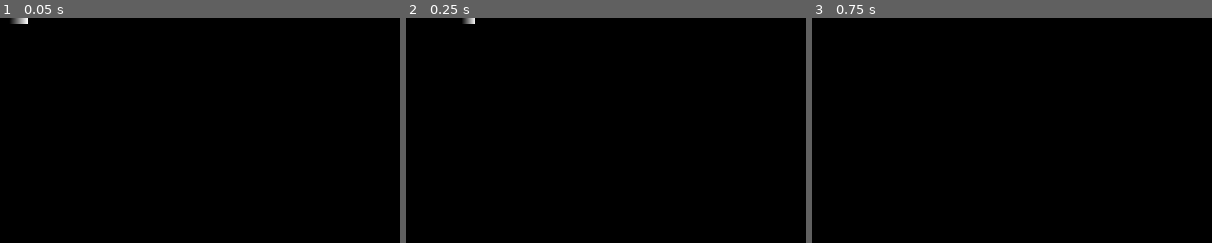
Above: before the commit, frames 1-3 (left to right).
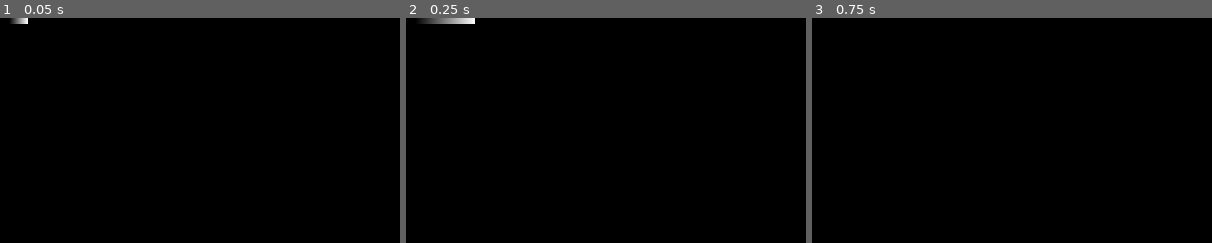
Above: after the commit, the same moments.

Repository: OwlyCode/LD54
Game: Godot game, scene res://movement_fx.tscn
Two runs of this game, one before a commit and one after it. Both use one fixed random seed, a clock stepped at 60 frames per second and the inputs below. This scene is started directly instead of the project's main scene.
Inputs:
- Up to frame 1 (0.05 s): no input
- Up to frame 2 (0.25 s): no input
- Up to frame 3 (0.75 s): tap Enter at 0.5 s; hold Right (right) from 0.53 s (still down); tap X (lock) at 0.6 s
The pictures show only the part of the screen within x 0-50%, y 0-50%; the shares and areas given below are measured in that part.

Frame 1 is identical in both runs. In frame 2, 0.4% of the frame differs, in the area x 3-17%, y 0-3%; in frame 3, nothing differs.

Commit message:
Added particle background

Diff:
--- a/Trail.gd
+++ b/Trail.gd
@@ -1,6 +1,6 @@
 extends Line2D
 
-var length = 10
+var length = 16
 var point = Vector2()
 
 # Called when the node enters the scene tree for the first time.
--- a/game.tscn
+++ b/game.tscn
@@ -27,12 +27,24 @@
 [node name="Volume" parent="CanvasLayer/MarginContainer" instance=ExtResource("1_5ch4i")]
 layout_mode = 2
 
+[node name="CPUParticles2D" type="CPUParticles2D" parent="."]
+z_index = -2000
+z_as_relative = false
+position = Vector2(72, 73)
+amount = 320
+lifetime = 5.0
+preprocess = 5.0
+spread = 180.0
+gravity = Vector2(0, 0)
+initial_velocity_min = 100.0
+initial_velocity_max = 100.0
+
 [node name="UI" type="TileMap" parent="."]
 z_index = -100
 z_as_relative = false
 tile_set = ExtResource("3_ie55p")
 format = 2
-layer_0/tile_data = PackedInt32Array(655359, 65537, 3, 58982 …(2082 unchanged characters)… 537, 1, 65533, 65537, 1, 65534, 65537, 1)
+layer_0/tile_data = PackedInt32Array(655359, 65537, 3, 58982 …(2082 unchanged characters)… 537, 1, 65533, 65537, 1, 65534, 65537, 1, 524289, 131073, 1, 524290, 131073, 1, 524291, 131073, 1, 524292, 131073, 1, 524293, 131073, 1, 524294, 131073, 1, 524295, 131073, 1, 458758, 131073, 1, 458757, 131073, 1, 458756, 131073, 1, 458755, 131073, 1, 458754, 131073, 1, 393219, 131073, 1, 393220, 131073, 1, 393221, 131073, 1, 327684, 131073, 1, 196612, 131073, 1, 131076, 131073, 1, 65540, 131073, 1, 4, 131073, 1, 1, 131073, 1, 2, 131073, 1, 3, 131073, 1, 5, 131073, 1, 6, 131073, 1, 7, 131073, 1, 65542, 131073, 1, 65541, 131073, 1, 65539, 131073, 1, 65538, 131073, 1, 131075, 131073, 1, 131077, 131073, 1)
 script = ExtResource("5_4veao")
 
 [node name="ActiveGrid" type="TileMap" parent="."]
--- a/tileset.tres
+++ b/tileset.tres
@@ -18,6 +18,7 @@
 3:2/0 = 0
 2:2/0 = 0
 3:3/0 = 0
+2:1/0 = 0
 
 [resource]
 sources/1 = SubResource("TileSetAtlasSource_bt023")
Binary file changed: block.png
Not shown, changed: TODO
